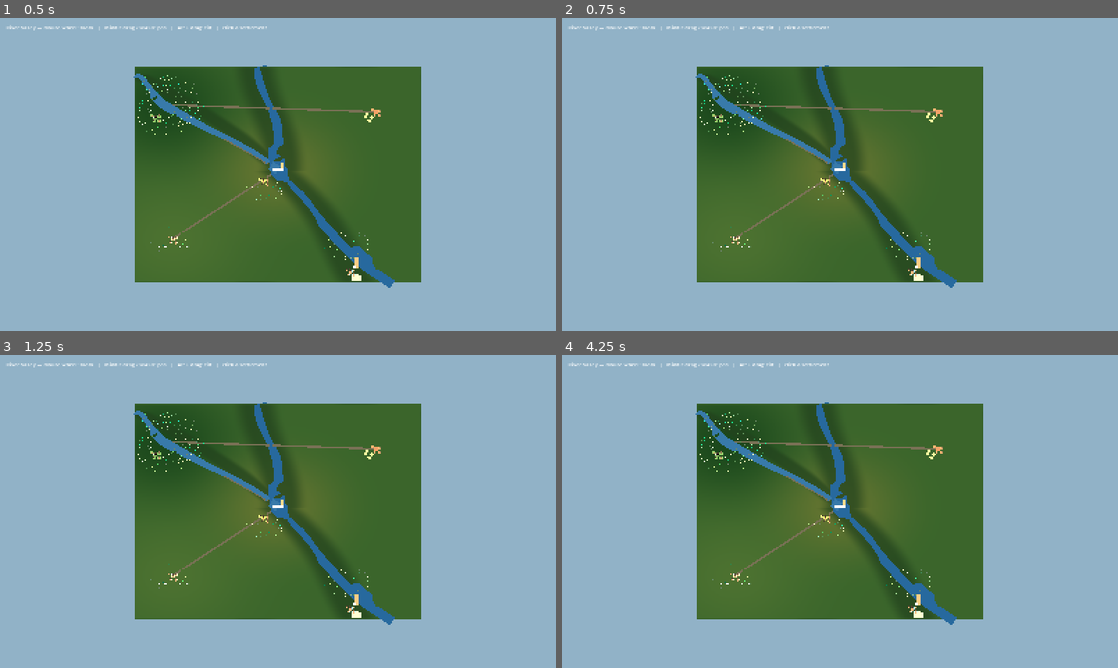
Above: before the commit, frames 1-4 (two rows, left to right).
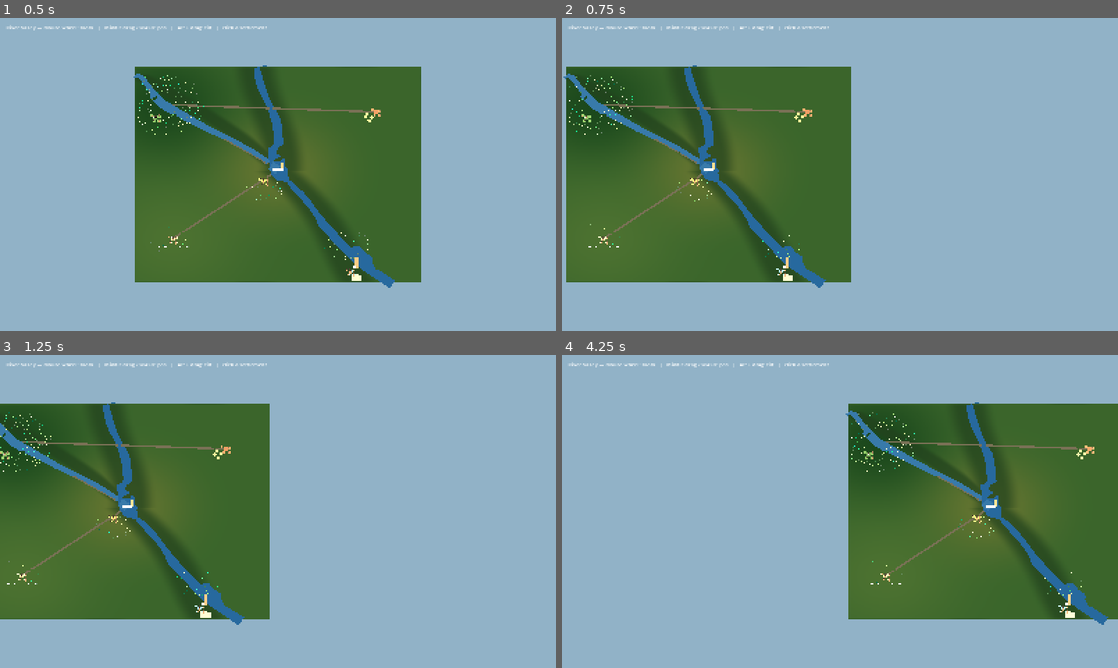
Above: after the commit, the same moments.

Repository: forsman5/sitka
Game: Godot game, scene res://scenes/valley/river_valley.tscn
Two runs of this game, one before a commit and one after it. Both use one fixed random seed, a clock stepped at 60 frames per second and the inputs below. This scene is started directly instead of the project's main scene.
Inputs (mouse positions are in pixels of both pictures, inside the frame that each line leads up to):
- Up to frame 1 (0.5 s): no input
- Up to frame 2 (0.75 s): tap Enter at 0.5 s; move the mouse to (962, 158) at 0.52 s; hold Right (ui_right) from 0.53 s (still down); hold Alt from 0.53 s (still down); click (962, 158) at 0.67 s
- Up to frame 3 (1.25 s): keep holding Right (ui_right); keep holding Alt
- Up to frame 4 (4.25 s): release Right (ui_right) at 1.25 s; release Alt at 1.25 s; tap Space at 1.25, 2.75 s; drag from (728, 527) to (812, 574) at 1.27 s; tap Enter at 2, 3.5 s; move the mouse to (895, 442) at 2.02 s; hold Right (ui_right) 2.03-2.75 s; hold Shift 2.03-2.75 s; drag from (812, 574) to (673, 464) at 2.77 s; move the mouse to (1006, 558) at 3.52 s; hold Left (ui_left) from 3.53 s (still down); tap F at 3.6 s

Frame 1 is identical in both runs. In frame 2, 40% of the frame differs, in the area x 0-76%, y 15-87%; in frame 3, 42%; in frame 4, 42%, in the area x 24-100%, y 15-87%.

Commit message:
Extend river valley overview terrain

Diff:
--- a/scripts/valley/authored_valley_terrain.gd
+++ b/scripts/valley/authored_valley_terrain.gd
@@ -10,6 +10,11 @@
 const WORLD_SIZE := Vector2(320.0, 240.0)
 const HEIGHT_MIN := 2.602
 const HEIGHT_MAX := 40.710
+## A visual-only continuation beyond the hand-authored playable valley.  The
+## overview camera is intentionally allowed to show the wider region, so this
+## avoids treating the heightmap's export boundary as the edge of the world.
+const SURROUND_SIZE := Vector2(960.0, 960.0)
+const SURROUND_GRID := 24
 
 var _width := 0
 var _depth := 0
@@ -34,6 +39,7 @@
 			var source_z := _depth - 1 - z
 			_heights[z * _width + x] = lerpf(HEIGHT_MIN, HEIGHT_MAX, image.get_pixel(x, source_z).r)
 
+	_build_surrounding_landscape()
 	_build_visual_mesh(biome_texture)
 	_build_collision()
 
@@ -101,6 +107,64 @@
 	visual.material_override = _terrain_material(biome_texture)
 	add_child(visual)
 
+## The Blender heightmap contains the playable, detailed valley.  This wider
+## mesh continues the heights at its edges and gently settles into low rolling
+## ground, giving the overview camera a believable region beyond the authored
+## border without making that outer area selectable or buildable yet.
+func _build_surrounding_landscape() -> void:
+	var vertices := PackedVector3Array()
+	var normals := PackedVector3Array()
+	var indices := PackedInt32Array()
+	var grid_width := SURROUND_GRID + 1
+	vertices.resize(grid_width * grid_width)
+	normals.resize(grid_width * grid_width)
+	for z in range(grid_width):
+		for x in range(grid_width):
+			var index := z * grid_width + x
+			var point := Vector2(
+				( float(x) / float(SURROUND_GRID) - 0.5) * SURROUND_SIZE.x,
+				( float(z) / float(SURROUND_GRID) - 0.5) * SURROUND_SIZE.y,
+			)
+			vertices[index] = Vector3(point.x, _surround_height(point), point.y)
+			normals[index] = Vector3.UP
+	for z in range(SURROUND_GRID):
+		for x in range(SURROUND_GRID):
+			var a := z * grid_width + x
+			var b := a + grid_width
+			# The detailed heightmap already occupies this centre rectangle.
+			# Leaving it empty prevents z-fighting with its visual mesh.
+			var centre := (Vector2(vertices[a].x, vertices[a].z) + Vector2(vertices[b + 1].x, vertices[b + 1].z)) * 0.5
+			if absf(centre.x) < WORLD_SIZE.x * 0.5 and absf(centre.y) < WORLD_SIZE.y * 0.5:
+				continue
+			indices.append_array([a, b, a + 1, a + 1, b, b + 1])
+	var arrays: Array = []
+	arrays.resize(Mesh.ARRAY_MAX)
+	arrays[Mesh.ARRAY_VERTEX] = vertices
+	arrays[Mesh.ARRAY_NORMAL] = normals
+	arrays[Mesh.ARRAY_INDEX] = indices
+	var mesh := ArrayMesh.new()
+	mesh.add_surface_from_arrays(Mesh.PRIMITIVE_TRIANGLES, arrays)
+	var surround := MeshInstance3D.new()
+	surround.name = "ValleySurround"
+	surround.mesh = mesh
+	var material := StandardMaterial3D.new()
+	material.albedo_color = Color("4a6b30")
+	material.roughness = 1.0
+	surround.material_override = material
+	add_child(surround)
+
+func _surround_height(point: Vector2) -> float:
+	var valley_half := WORLD_SIZE * 0.5
+	var edge_point := Vector2(
+		clampf(point.x, -valley_half.x, valley_half.x),
+		clampf(point.y, -valley_half.y, valley_half.y),
+	)
+	var beyond_edge := maxf(absf(point.x) - valley_half.x, absf(point.y) - valley_half.y)
+	var fade := smoothstep(0.0, 260.0, maxf(beyond_edge, 0.0))
+	var edge_height := get_height(edge_point.x, edge_point.y)
+	var distant_height := 5.0 + sin(point.x * 0.018) * 1.6 + cos(point.y * 0.021) * 1.2
+	return lerpf(edge_height, distant_height, fade)
+
 func _build_collision() -> void:
 	var shape := HeightMapShape3D.new()
 	shape.map_width = _width
--- a/scripts/valley/river_valley.gd
+++ b/scripts/valley/river_valley.gd
@@ -44,10 +44,11 @@
 
 func _configure_camera() -> void:
 	_camera.size = 350.0
-	# Keeps panning from ever revealing empty background past the terrain's
-	# edge -- the ground plane is a fixed WORLD_SIZE rectangle here, unlike
-	# world.tscn's open-ended procedural map (rts_camera.gd's default).
-	$RTSCamera.pan_limit = AuthoredValleyTerrain.WORLD_SIZE * 0.5
+	# The playable detail occupies WORLD_SIZE, while the visual landscape now
+	# continues through SURROUND_SIZE.  Use that wider extent for panning so an
+	# overview camera can travel through the surrounding countryside instead of
+	# being snapped back to the valley's centre.
+	$RTSCamera.pan_limit = AuthoredValleyTerrain.SURROUND_SIZE * 0.5
 	$RTSCamera.max_ground_height = AuthoredValleyTerrain.HEIGHT_MAX
 	$RTSCamera.center_on(Vector3(0.0, 0.0, 0.0))
 
